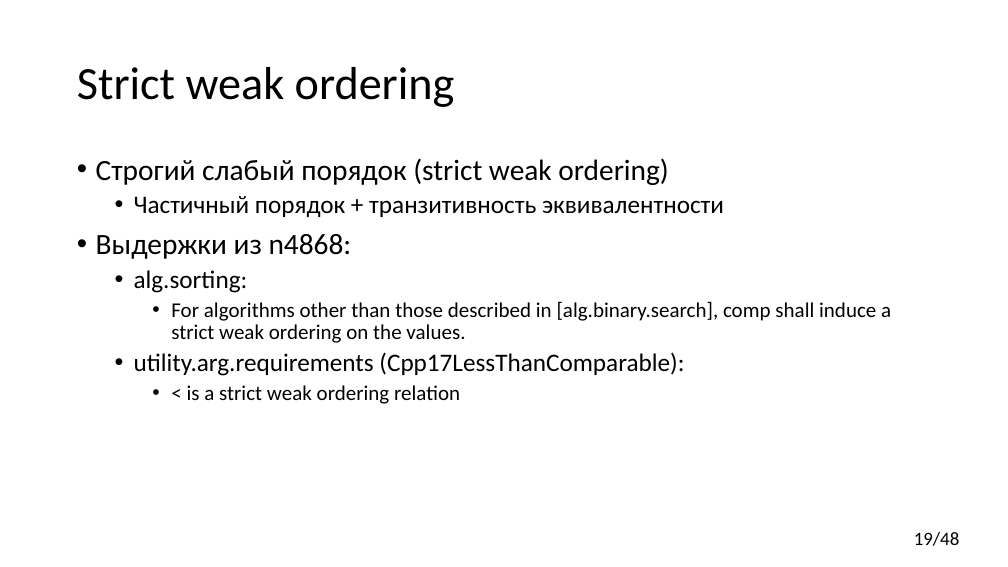
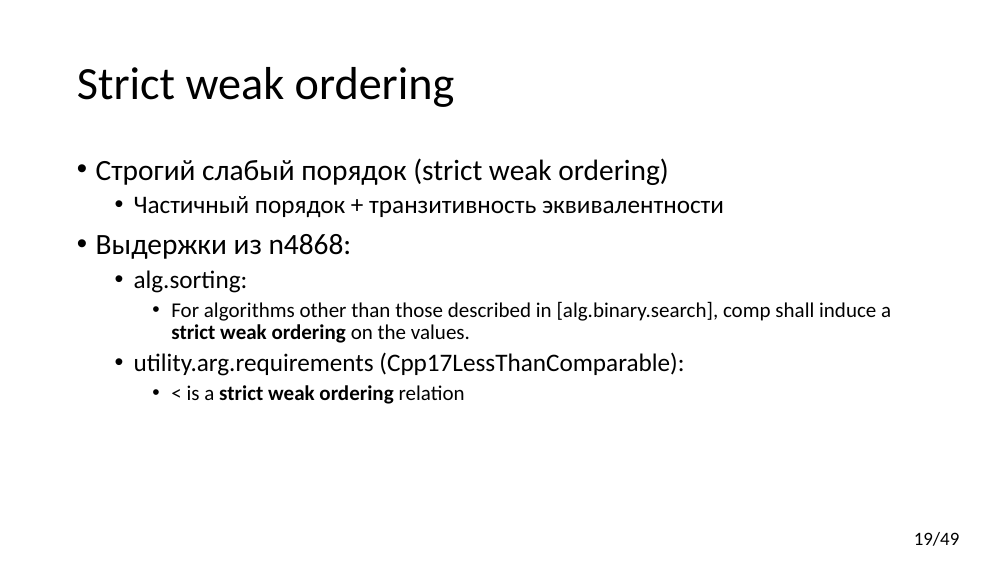
Before and after one commit to yugr/CppRussia, a slide deck: slide 19 of 2023/RU.pptx. Drawn at 1008x567 pixels with LibreOffice and Linux fonts; fonts in the diff are those of the drawing. Boxes give left, top, right and bottom in pixels: in the first picture for what was removed or moved away, otherwise in the second. Text is boxed around its words. In the diff, an @@ line names an element or a change of style, - is before the commit and + after.

```diff
--- a/2023/RU.pptx
+++ b/2023/RU.pptx
@@ text at box(171, 301, 891, 404): bold on in "strict weak ordering", "strict weak ordering" @@
@@ page number at box(914, 532, 960, 546): text changed @@
-19/48
+19/49
```
Also in this commit, not shown: 7 other slides changed, 1 slide added, 1 other file.
